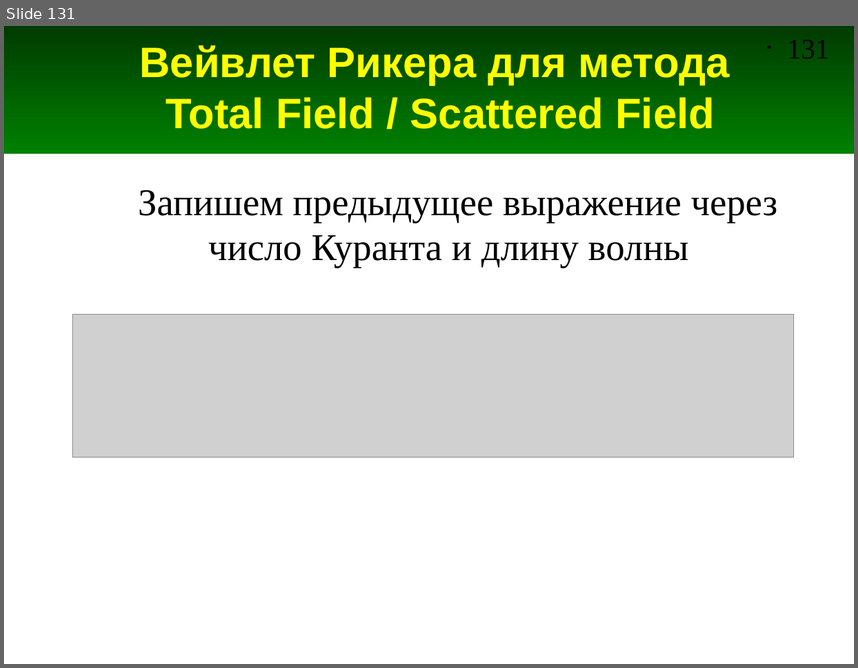
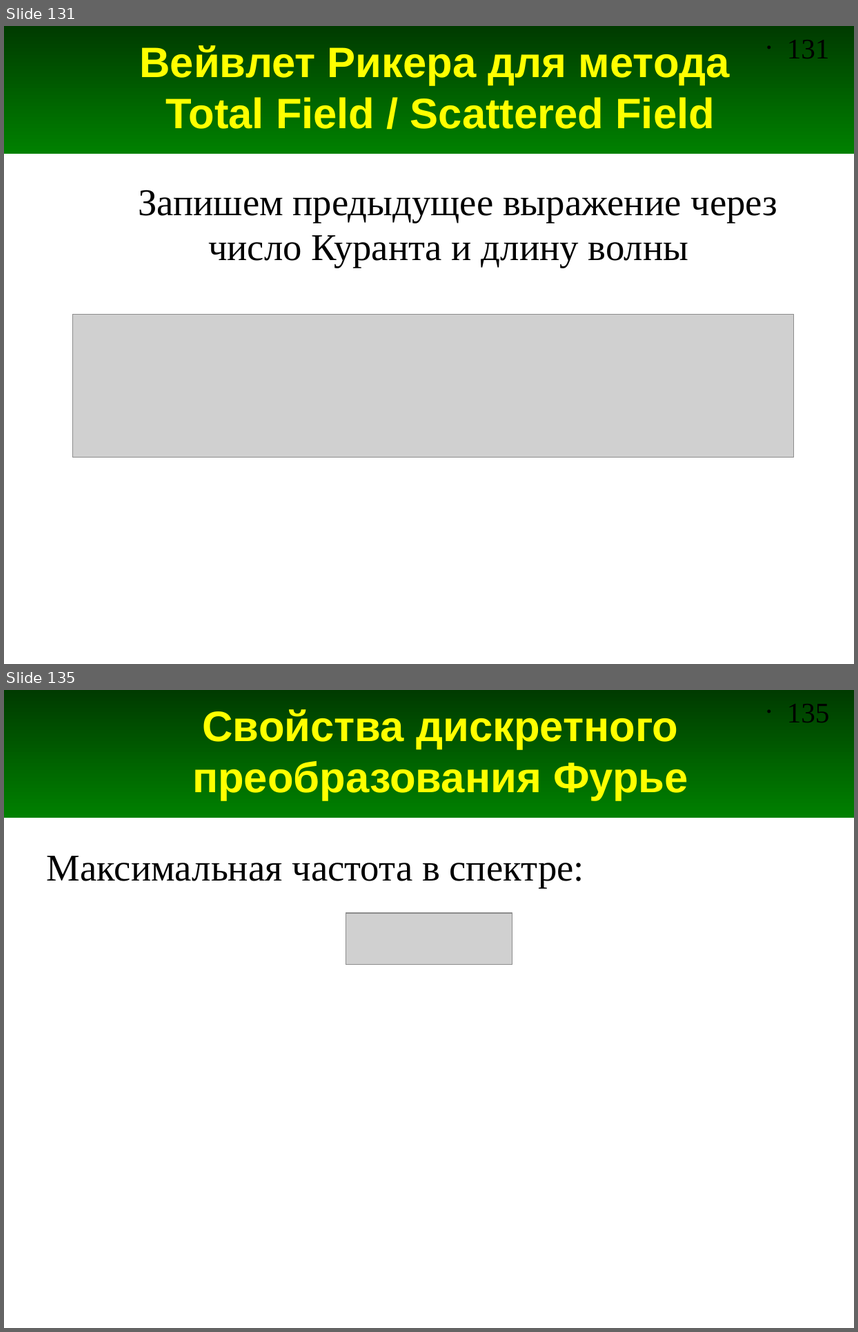
Before and after one commit to andris0147sv/modelling, a slide deck: presentations/2. FDTD.odp. Shown one above the other, each under a label of ours: slide 131 before the commit, slides 131 and 135 after it; the slides between them are not shown. The pictures are 858x668 and 858x1332 pixels, drawn with LibreOffice and Linux fonts; fonts in the diff are those of the drawing; grey boxes stand for pictures. Boxes give left, top, right and bottom in pixels: in the first picture for what was removed or moved away, otherwise in the second. Text is boxed around its words. In the diff, an @@ line names an element or a change of style, - is before the commit and + after.

Commit message:
Добавлены слайды про преобразование Фурье

```diff
--- a/presentations/2. FDTD.odp
+++ b/presentations/2. FDTD.odp
@@ slide 135 added at bbox=[4, 690, 854, 1328], background #FFFFFF; not listed: 2 template elements that a slide beside it also shows @@
@@ title added at bbox=[192, 709, 688, 800], 36 pt, text #FFFF00, bold @@
+Свойства дискретного преобразования Фурье
@@ text added at bbox=[47, 856, 584, 887], 32 pt, text #000000 @@
+Максимальная частота в спектре:
@@ picture added at bbox=[346, 913, 512, 965] @@
```
Also in this commit, not shown: 8 other slides added.
